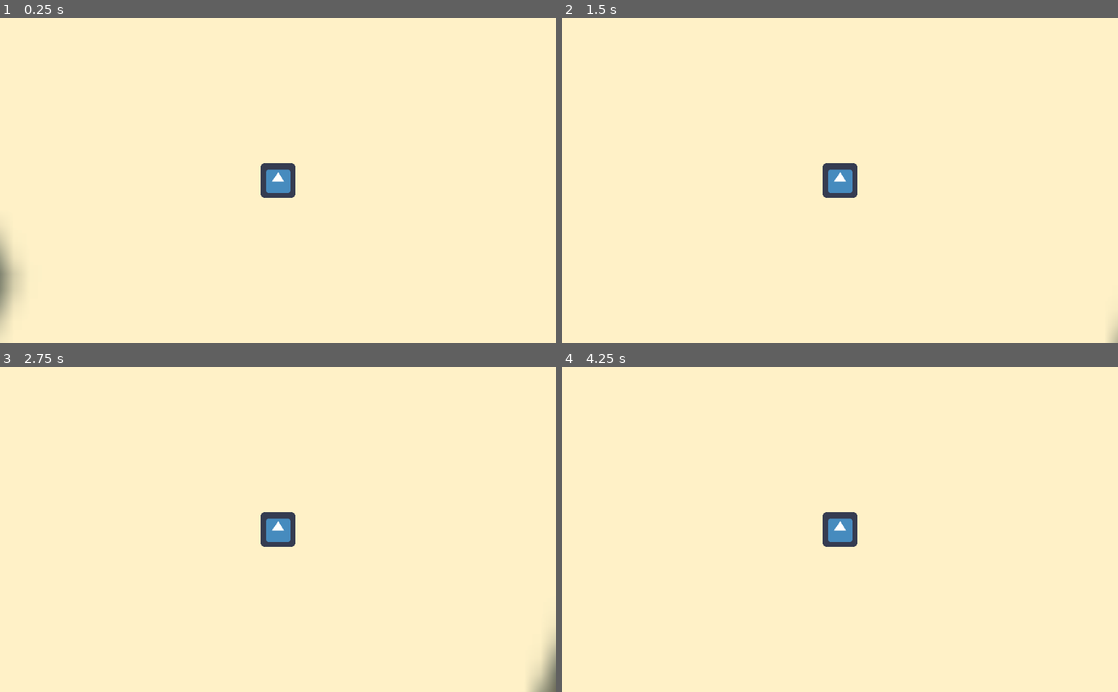
Above: before the commit, frames 1-4 (two rows, left to right).
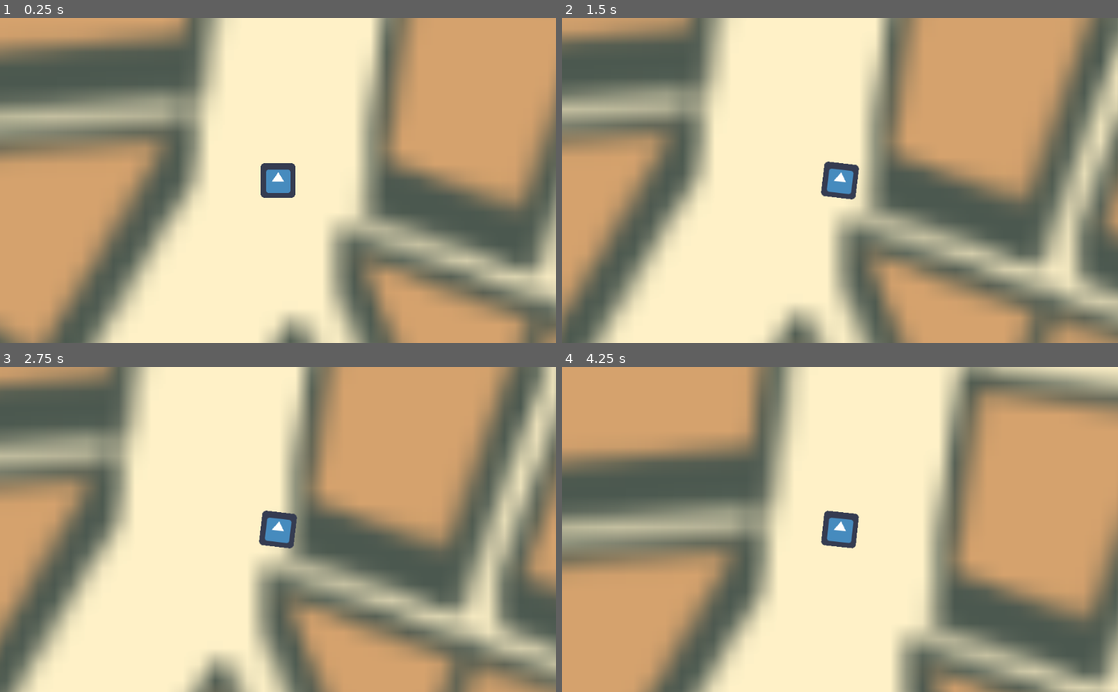
Above: after the commit, the same moments.

Repository: Jimmy-s-Test-Site/20210611_gmtk
Game: Godot game, scene res://Main.tscn
Two runs of this game, one before a commit and one after it. Both use one fixed random seed, a clock stepped at 60 frames per second and the inputs below. The engine's default icon, where the game draws it, is replaced by a stand-in: a white triangle on a blue panel in a dark square.
Inputs (mouse positions are in pixels of both pictures, inside the frame that each line leads up to):
- Up to frame 1 (0.25 s): no input
- Up to frame 2 (1.5 s): tap Enter at 0.5 s; move the mouse to (962, 164) at 0.52 s; hold D (move_right) 0.53-1.28 s; right-click (962, 164) at 0.6 s; click (962, 164) at 0.67 s; move the mouse to (728, 196) at 1.27 s; hold A (move_left) from 1.28 s (still down); tap S (decelerate) at 1.35 s; click (728, 196) at 1.42 s
- Up to frame 3 (2.75 s): right-click (166, 545) at 1.55 s; move the mouse to (333, 458) at 2.02 s; release A (move_left) at 2.03 s; hold D (move_right) from 2.03 s (still down); right-click (333, 458) at 2.1 s; click (333, 458) at 2.17 s
- Up to frame 4 (4.25 s): move the mouse to (812, 594) at 2.77 s; release D (move_right) at 2.78 s; hold W (accelerate) 2.78-3.53 s; right-click (812, 594) at 2.85 s; click (812, 594) at 2.92 s; move the mouse to (1006, 578) at 3.52 s; hold A (move_left) from 3.53 s (still down); hold S (decelerate) from 3.53 s (still down); click (1006, 578) at 3.67 s; right-click (1006, 578) at 3.8 s

The runs differ from the first frame. In frame 1, 71% of the frame differs, in the area x 0-100%, y 0-100%; in frame 2, 71%; in frame 3, 71%; in frame 4, 73%.

Commit message:
My last bunch of changes

Diff:
--- a/Cars/Abdullah/CarBehavior.gd
+++ b/Cars/Abdullah/CarBehavior.gd
@@ -93,7 +93,7 @@
 
 func _on_Car_input_event(viewport, event, shape_idx):
 	if event is InputEventMouseButton:
-		emit_signal("clicked_on")
+		self.emit_signal("clicked_on", self)
 
 
 func _on_Timer_timeout():
--- a/Main.gd
+++ b/Main.gd
@@ -13,11 +13,14 @@
 
 func load_level(idx : int):
 	if $currentLevel.get_child_count() == 1:
+		$currentLevel.get_child(0).disconnect("level_complete", self, "on_level_complete")
 		$currentLevel.get_child(0).queue_free()
 
 	var level : Node = self.levels[self.curr_level].instance()
 
+	level.connect("level_complete", self, "on_level_complete")
+
 	$currentLevel.add_child(level)
 
-func onLevelComplete():
+func on_level_complete():
 	pass
--- a/Map/Sean/Map.gd
+++ b/Map/Sean/Map.gd
@@ -1,18 +1,29 @@
 extends Node2D
 
 signal level_complete
-var player
+
+export(NodePath) var player
+export(NodePath) var car_container
 
 # Called when the node enters the scene tree for the first time.
-func _ready():
-	for car in $cars.get_children() :
-		car.connect("clicked_on", self, "car_Clicked",[car])
-		pass
-	pass 	# Replace with function body.
+func _ready() -> void:
+	for car in self.get_node(self.car_container).get_children():
+		car.get_node("GPS/Car").connect("clicked_on", self, "on_car_clicked")
 
-func car_Clicked(car):
-	player.car_clicked = car
-	pass
-# Called every frame. 'delta' is the elapsed time since the previous frame.
-#func _process(delta):
-#	pass
+func _process(delta: float) -> void:
+	if Input.is_action_just_pressed("ungrapple"):
+		for spring in $SpringContainer.get_children():
+			spring.queue_free()
+
+func on_car_clicked(car : RigidBody2D) -> void:
+	self.get_node(self.player).car_clicked = car
+
+	for spring in $SpringContainer.get_children():
+		spring.queue_free()
+
+	var node := DampedSpringJoint2D.new()
+	node.node_a = self.get_node(self.player).get_path()
+	node.node_b = car.get_path()
+	node.length = 8
+	node.rest_length = 5
+	$SpringContainer.add_child(node)
--- a/Map/Sean/levelOne.tscn
+++ b/Map/Sean/levelOne.tscn
@@ -1,9 +1,10 @@
-[gd_scene load_steps=6 format=2]
+[gd_scene load_steps=7 format=2]
 
 [ext_resource path="res://Player/Lilou/Player.tscn" type="PackedScene" id=1]
 [ext_resource path="res://Cars/Abdullah/Car.tscn" type="PackedScene" id=2]
 [ext_resource path="res://Map/mapTexture/map1.png" type="Texture" id=3]
 [ext_resource path="res://Cars/Abdullah/Target.tscn" type="PackedScene" id=4]
+[ext_resource path="res://Map/Sean/Map.gd" type="Script" id=5]
 
 [sub_resource type="NavigationPolygon" id=1]
 vertices = PoolVector2Array( -48.6195, 159.061, 45.4127, 119.51, -21.0932, 277.216, -53.2157, 172.849, 147.805, 138.922 …(738 unchanged characters)…
@@ -11,6 +12,9 @@
 outlines = [ PoolVector2Array( -165.827, 141.11, -76.7316, 21.6089, -82.3885, -80.2145, 7.41409, -232.242, 32.4348, -43 …(782 unchanged characters)…
 
 [node name="levelone" type="Node2D"]
+script = ExtResource( 5 )
+player = NodePath("Player")
+car_container = NodePath("CarContainer")
 
 [node name="map" type="Sprite" parent="."]
 scale = Vector2( 1.83516, 1.83516 )
@@ -57,22 +61,26 @@
 [node name="CollisionPolygon2D12" type="CollisionPolygon2D" parent="container/StaticBody2D"]
 polygon = PoolVector2Array( -21.3552, 292.556, 1.01131, 292.375, 0.25346, 305.129, -21.4549, 305.048 )
 
-[node name="Player" parent="." instance=ExtResource( 1 )]
-position = Vector2( -22.127, 149.597 )
-scale = Vector2( 0.05, 0.05 )
+[node name="CarContainer" type="Node2D" parent="."]
 
-[node name="GPS" type="Navigation2D" parent="."]
+[node name="Car1" type="Node2D" parent="CarContainer"]
 
-[node name="Roads" type="NavigationPolygonInstance" parent="GPS"]
+[node name="GPS" type="Navigation2D" parent="CarContainer/Car1"]
+
+[node name="Roads" type="NavigationPolygonInstance" parent="CarContainer/Car1/GPS"]
 navpoly = SubResource( 1 )
 
-[node name="Car" parent="GPS" instance=ExtResource( 2 )]
+[node name="Car" parent="CarContainer/Car1/GPS" instance=ExtResource( 2 )]
 position = Vector2( 24.0687, -320.242 )
 target = NodePath("../../Target Container/Target")
-car_speed = 60
+car_speed = 10
 
-[node name="Target Container" type="Node2D" parent="."]
-visible = false
+[node name="Target Container" type="Node2D" parent="CarContainer/Car1"]
 
-[node name="Target" parent="Target Container" instance=ExtResource( 4 )]
+[node name="Target" parent="CarContainer/Car1/Target Container" instance=ExtResource( 4 )]
 position = Vector2( -25.576, 530.479 )
+
+[node name="Player" parent="." instance=ExtResource( 1 )]
+position = Vector2( 12.3748, -228.786 )
+
+[node name="SpringContainer" type="Node2D" parent="."]
--- a/Player/Lilou/Player.gd
+++ b/Player/Lilou/Player.gd
@@ -57,38 +57,45 @@
 func enter_state() -> void:
 	match _state:
 		STATE.SKATE:
-			$DampedSpringJoint2D.node_b = null
+			pass
+			#for spring in $SpringContainer.get_children():
+			#	spring.queue_free()
 		STATE.ATTACH:
-			$DampedSpringJoint2D.node_b = self.car_clicked
+			pass
+			#var node := DampedSpringJoint2D.new()
+			#node.node_a = self.get_path()
+			#node.node_b = self.car_clicked.get_path()
+			#node.length = 8
+			#node.rest_length = 5
+			#$SpringContainer.add_child(node)
 		_:
 			return
 
 func do_state(state) -> void:
-	# target direction
-	var target_direction := self.input.rotated(self.rotation)
-	# friction
-	state.linear_velocity = lerp(state.linear_velocity, Vector2.ZERO, self.skate_friction * state.step)
 
 	match self._state:
 		STATE.SKATE:
+			# target direction
+			var target_direction := self.input.rotated(self.rotation)
+			# friction
+			state.linear_velocity = lerp(state.linear_velocity, Vector2.ZERO, self.skate_friction * state.step)
 			# acceleration
 			state.linear_velocity += target_direction * self.skate_acceleration * state.step
+			# clamp
+			state.linear_velocity = state.linear_velocity.clamped(self.skate_speed_max)
 		STATE.ATTACH:
 			pass
 
-	# clamp
-	state.linear_velocity = state.linear_velocity.clamped(self.skate_speed_max)
 
 func leave_state(state: Physics2DDirectBodyState) -> void:
 	match self._state:
 		STATE.SKATE:
-			# TODO: implement later :D
-			if car_clicked != null:
+			if self.car_clicked != null:
 				self.change_state(STATE.ATTACH)
 		STATE.ATTACH:
 			if Input.is_action_just_pressed("ungrapple"):
 				self.change_state(STATE.SKATE)
-			elif car_clicked != null:
+			elif self.car_clicked != null:
 				self.change_state(STATE.ATTACH)
 
 func change_state(target_state : int) -> void:
--- a/Player/Lilou/Player.tscn
+++ b/Player/Lilou/Player.tscn
@@ -31,3 +31,5 @@
 current = true
 zoom = Vector2( 0.062, 0.062 )
 process_mode = 0
+
+[node name="SpringContainer" type="Node2D" parent="."]
--- a/project.godot
+++ b/project.godot
@@ -10,6 +10,7 @@
 
 _global_script_classes=[  ]
 _global_script_class_icons={
+
 }
 
 [application]
